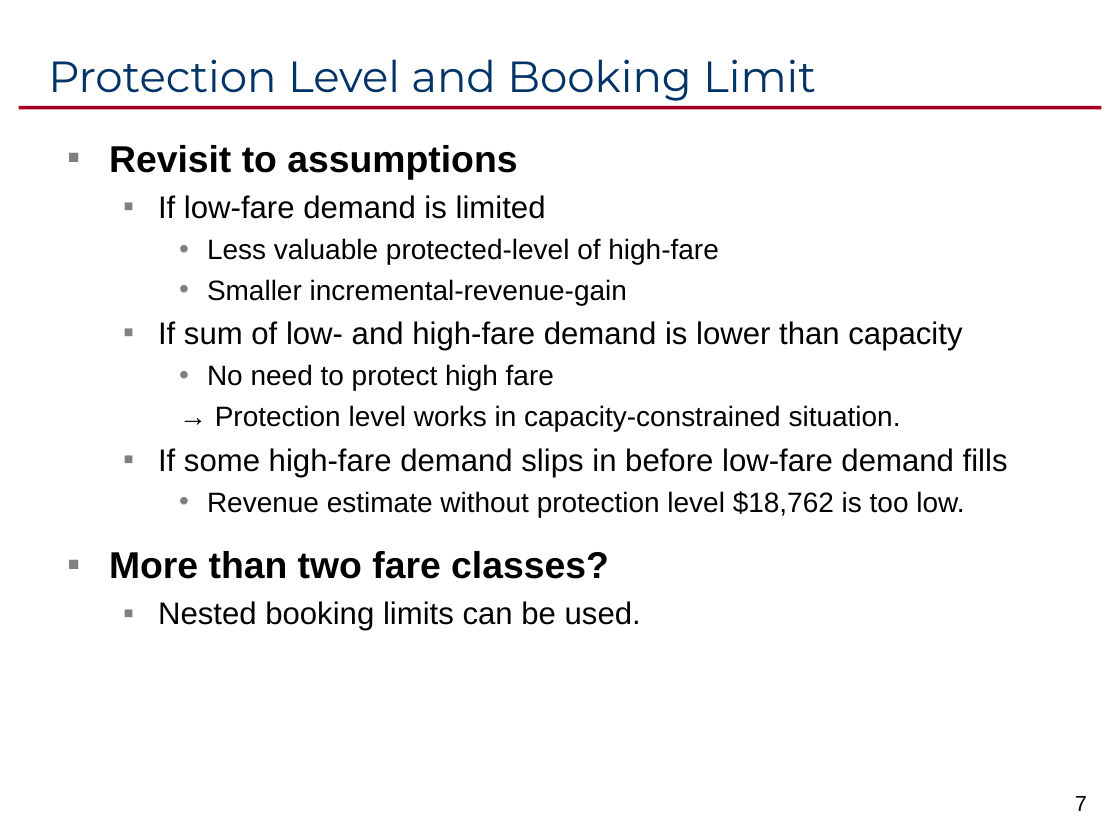
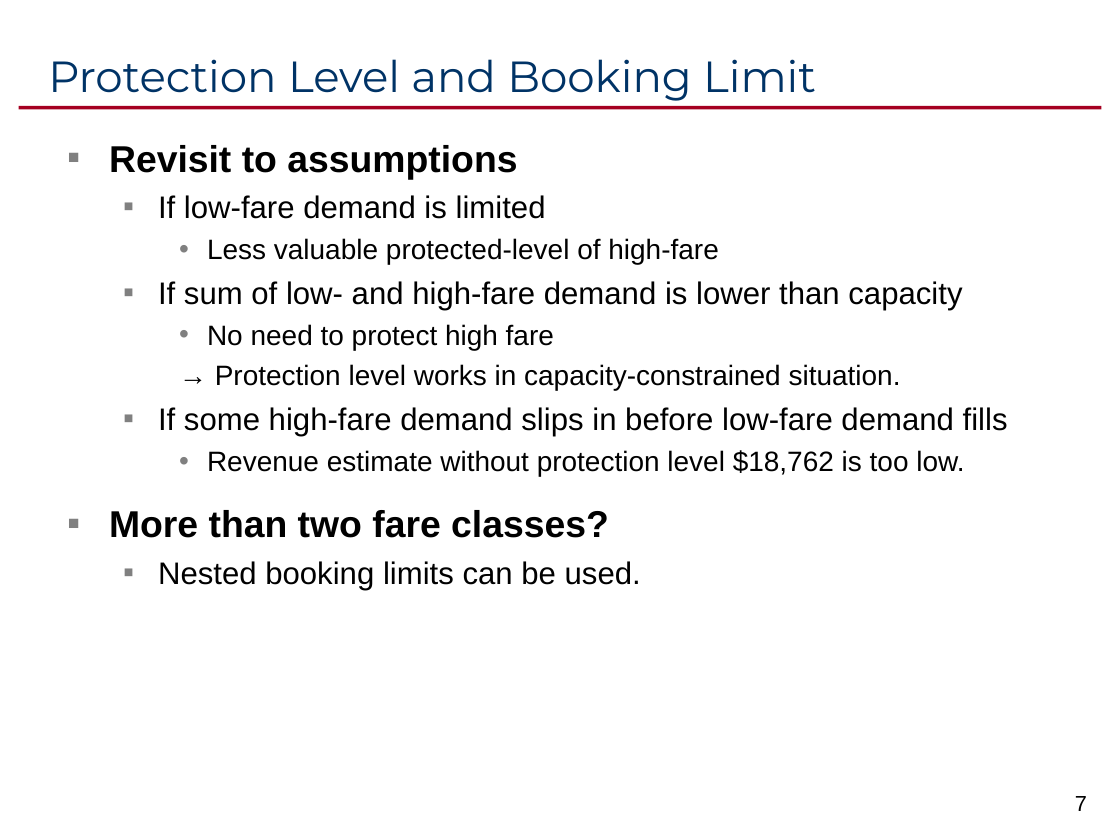
Before and after one commit to ikelab/courses, a slide deck: slide 7 of pm2016/c16.ppt. Drawn at 1120x840 pixels with LibreOffice and Linux fonts; fonts in the diff are those of the drawing. Boxes give left, top, right and bottom in pixels: in the first picture for what was removed or moved away, otherwise in the second. Text is boxed around its words. In the diff, an @@ line names an element or a change of style, - is before the commit and + after.

```diff
--- a/pm2016/c16.ppt
+++ b/pm2016/c16.ppt
@@ text at bbox=[207, 279, 627, 305]: paragraph removed @@
-    • Smaller incremental-revenue-gain
```
Also in this commit, not shown: 2 other slides changed, 1 other file.
